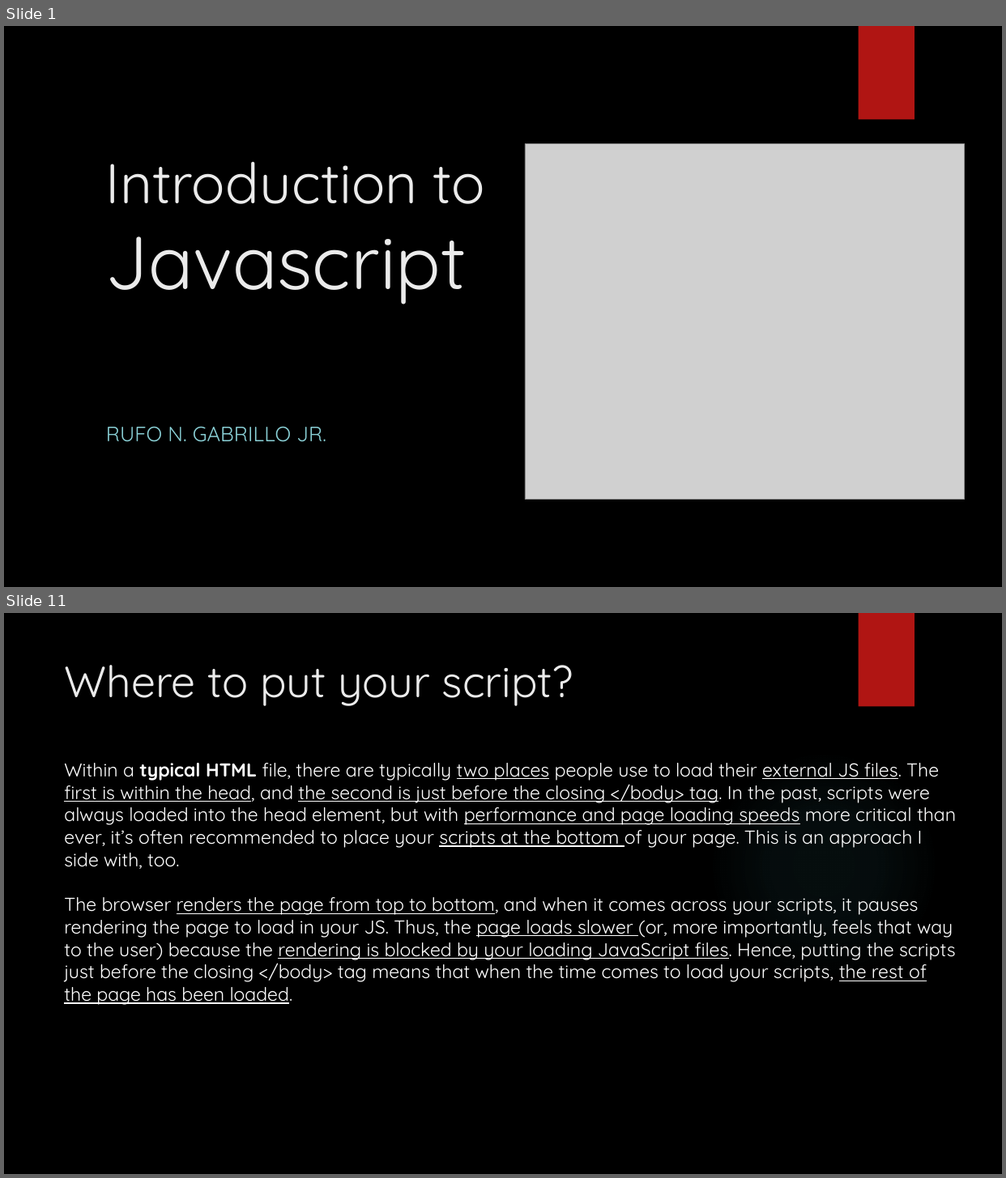
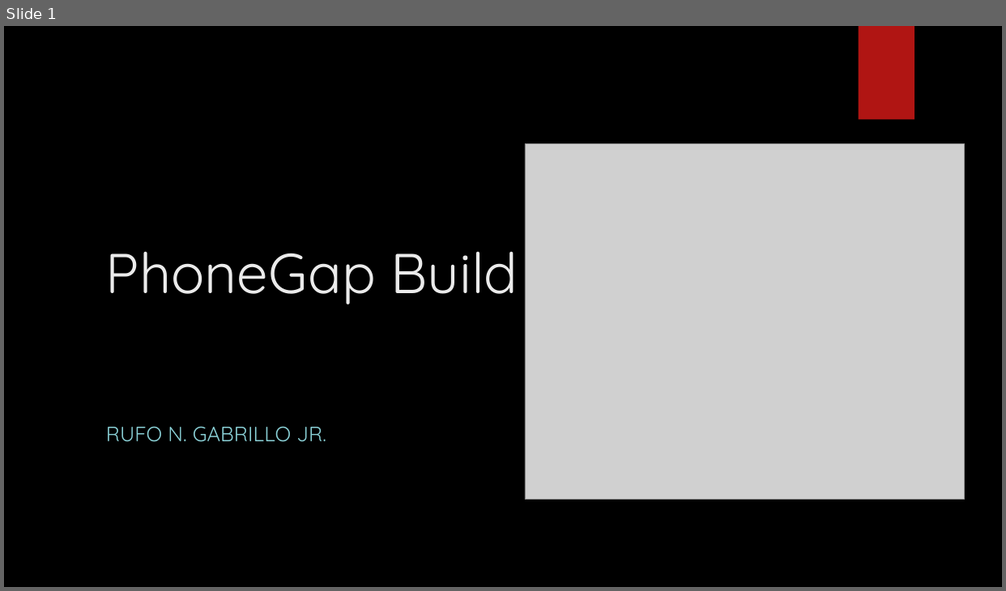
Before and after one commit to jrGabrillo/HelloWorld, a slide deck: 3. Framework7.pptx. Shown one above the other, each under a label of ours: slides 1 and 11 before the commit, slide 1 after it; the slides between them are not shown. The pictures are 1006x1178 and 1006x591 pixels, drawn with LibreOffice and Linux fonts; fonts in the diff are those of the drawing; grey boxes stand for pictures; background and template pictures are left out. Boxes give left, top, right and bottom in pixels: in the first picture for what was removed or moved away, otherwise in the second. Text is boxed around its words. In the diff, an @@ line names an element or a change of style, - is before the commit and + after.

```diff
--- a/3. Framework7.pptx
+++ b/3. Framework7.pptx
@@ slide 11 removed at [4,613,1002,1174], background picture (left out); not listed: 1 template element that a slide beside it also shows @@
@@ title removed at [65,665,573,706] @@
-Where to put your script?
@@ ellipse removed at [709,750,939,981] @@
@@ text removed at [64,763,956,1005] @@
-Within a typical HTML file, there are typically two places people use to load their external JS files. The first is within the head, and the second is just before the closing </body> tag. In the past, scripts were always loaded into the head element, but with performance and page loading speeds more critical than ever, it’s often recommended to place your scripts at the bottom of your page. This is an approach I side with, too.
-The browser renders the page from top to bottom, and when it comes across your scripts, it pauses rendering the page to load in your JS. Thus, the page loads slower (or, more importantly, feels that way to the user) because the rendering is blocked by your loading JavaScript files. Hence, putting the scripts just before the closing </body> tag means that when the time comes to load your scripts, the rest of the page has been loaded.
@@ slide 1 changed as well @@
@@ title at [106,251,518,305]: text changed @@
-Introduction to
-Javascript
+PhoneGap Build
```
Also in this commit, not shown: 42 other slides removed, 4 other files.
